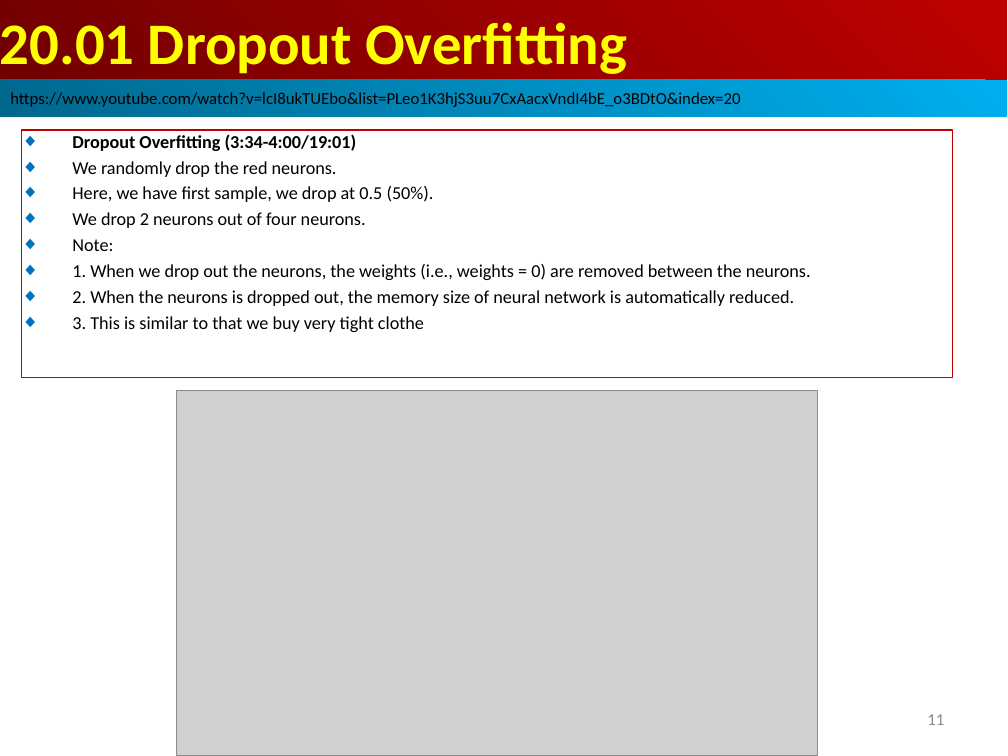
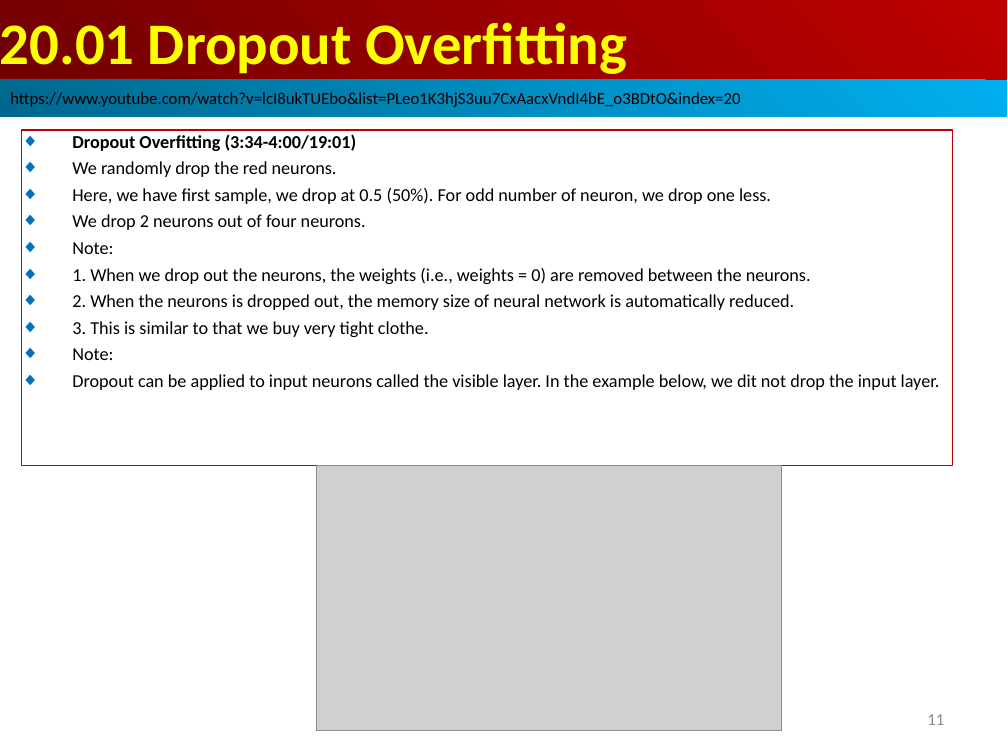
Before and after one commit to peterhchen/AIU_CS512_DL, a slide deck: slide 11 of 000_Lecture_Project/week10/001_Video/20.01_Dropout.ppt. Drawn at 1008x756 pixels with LibreOffice and Linux fonts; fonts in the diff are those of the drawing; grey boxes stand for pictures. Boxes give left, top, right and bottom in pixels: in the first picture for what was removed or moved away, otherwise in the second. Text is boxed around its words. In the diff, an @@ line names an element or a change of style, - is before the commit and + after.

Commit message:
Add files via upload
1. Drop odd number of neurons. we drop one less.
2. Dropout include the input layer.

```diff
--- a/000_Lecture_Project/week10/001_Video/20.01_Dropout.ppt
+++ b/000_Lecture_Project/week10/001_Video/20.01_Dropout.ppt
@@ rectangle "Dropout Overfitting (3:34-4:00/19:01)": place and size @@
-rectangle "Dropout Overfitting (3:34-4:00/19:01)" at [21, 130, 953, 378]
+rectangle "Dropout Overfitting (3:34-4:00/19:01)" at [21, 130, 953, 466]
@@ text in rectangle at [72, 188, 771, 204]: text changed @@
-◆ Here, we have first sample, we drop at 0.5 (50%).
+◆ Here, we have first sample, we drop at 0.5 (50%). For odd number of neuron, we drop one less.
@@ text in rectangle at [72, 321, 940, 390]: text changed @@
-◆ 3. This is similar to that we buy very tight clothe
+◆ 3. This is similar to that we buy very tight clothe.
+◆ Note:
+◆ Dropout can be applied to input neurons called the visible layer. In the example below, we dit not drop the input layer.
@@ picture: place and size @@
-picture at [176, 391, 817, 756]
+picture at [317, 466, 781, 731]
```
Also in this commit, not shown: 8 other slides changed, 2 other files.
